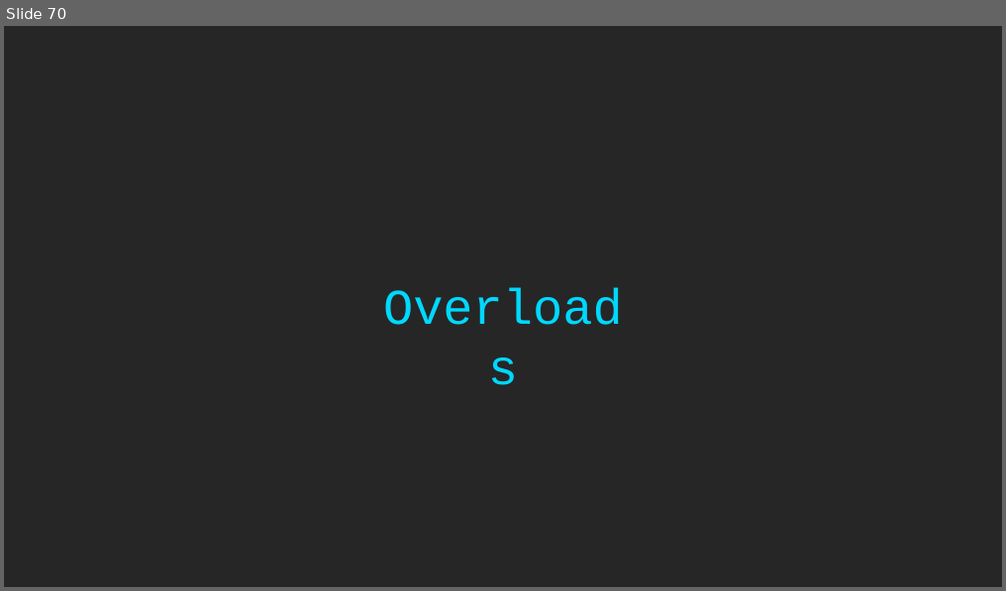
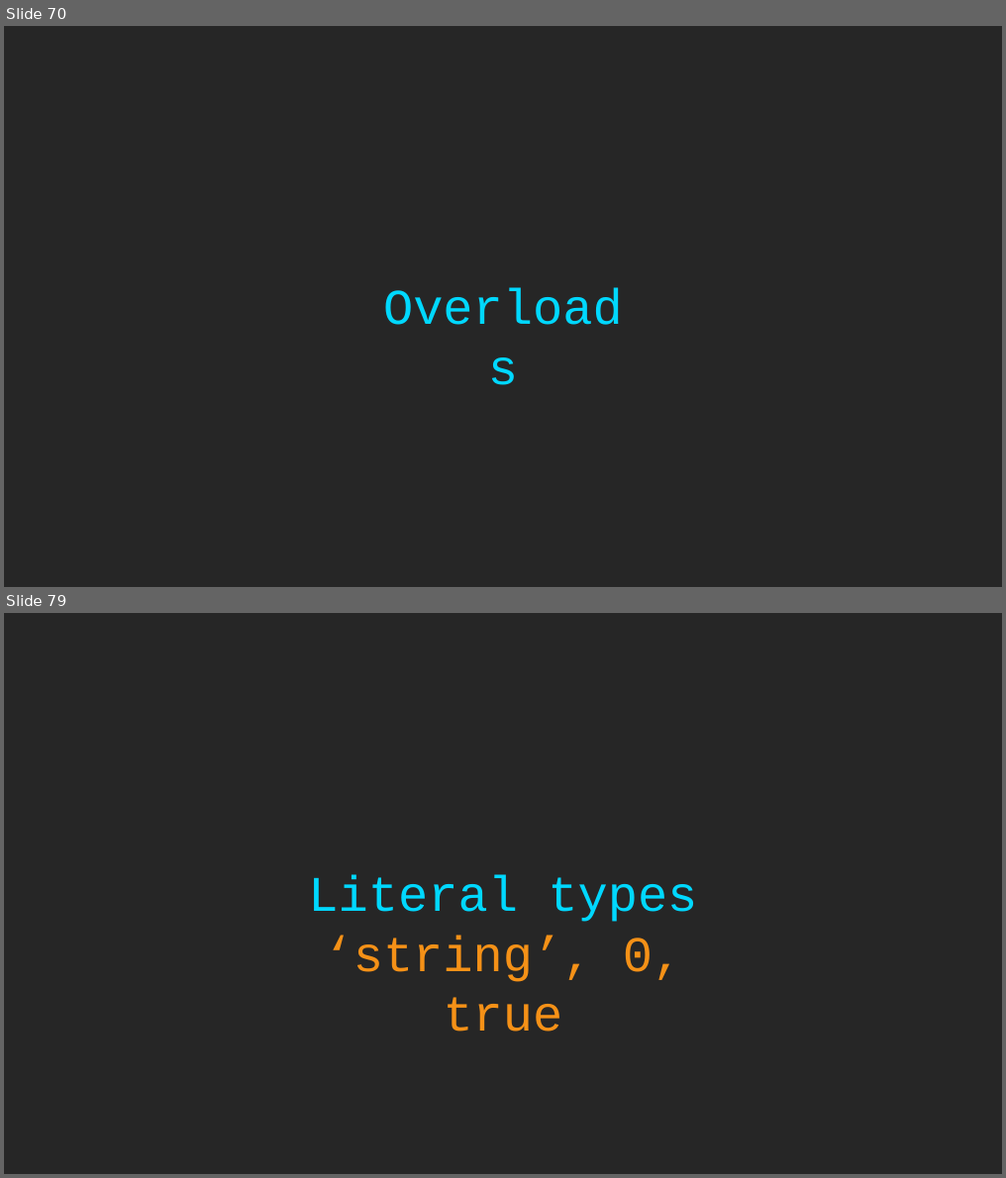
Before and after one commit to rkhaimov/ts-course, a slide deck: Course.pptx. Shown one above the other, each under a label of ours: slide 70 before the commit, slides 70 and 79 after it; the slides between them are not shown. The pictures are 1006x591 and 1006x1178 pixels, drawn with LibreOffice and Linux fonts; fonts in the diff are those of the drawing. Boxes give left, top, right and bottom in pixels: in the first picture for what was removed or moved away, otherwise in the second. Text is boxed around its words. In the diff, an @@ line names an element or a change of style, - is before the commit and + after.

```diff
--- a/Course.pptx
+++ b/Course.pptx
@@ slide 79 added at (x1=4, y1=613, x2=1002, y2=1174), background #262626 @@
@@ text added at (x1=308, y1=875, x2=697, y2=1032), 48 pt, text #F59117 @@
+Literal types
+‘string’, 0, true
```
Also in this commit, not shown: 12 other slides added.
